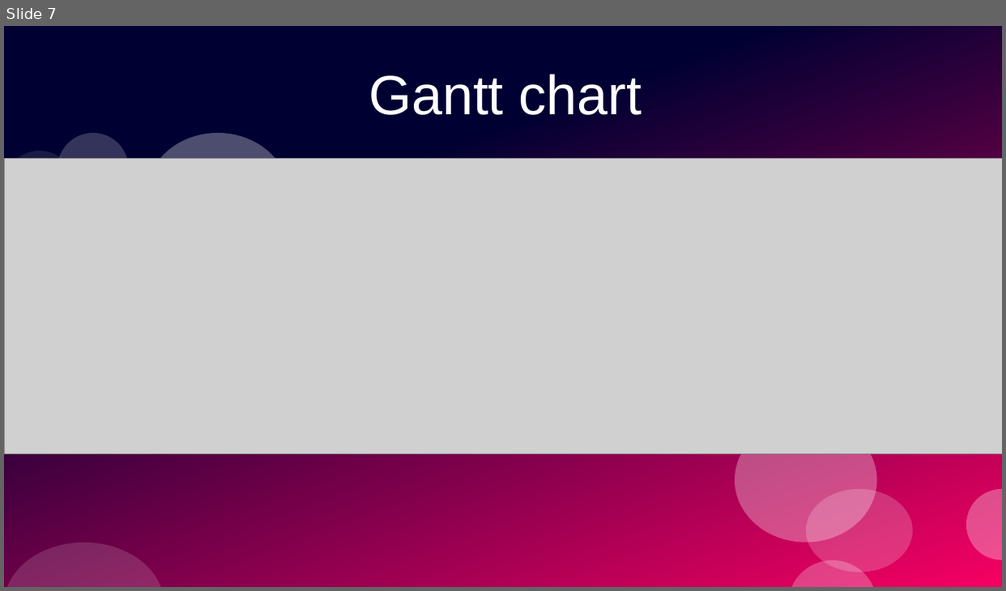
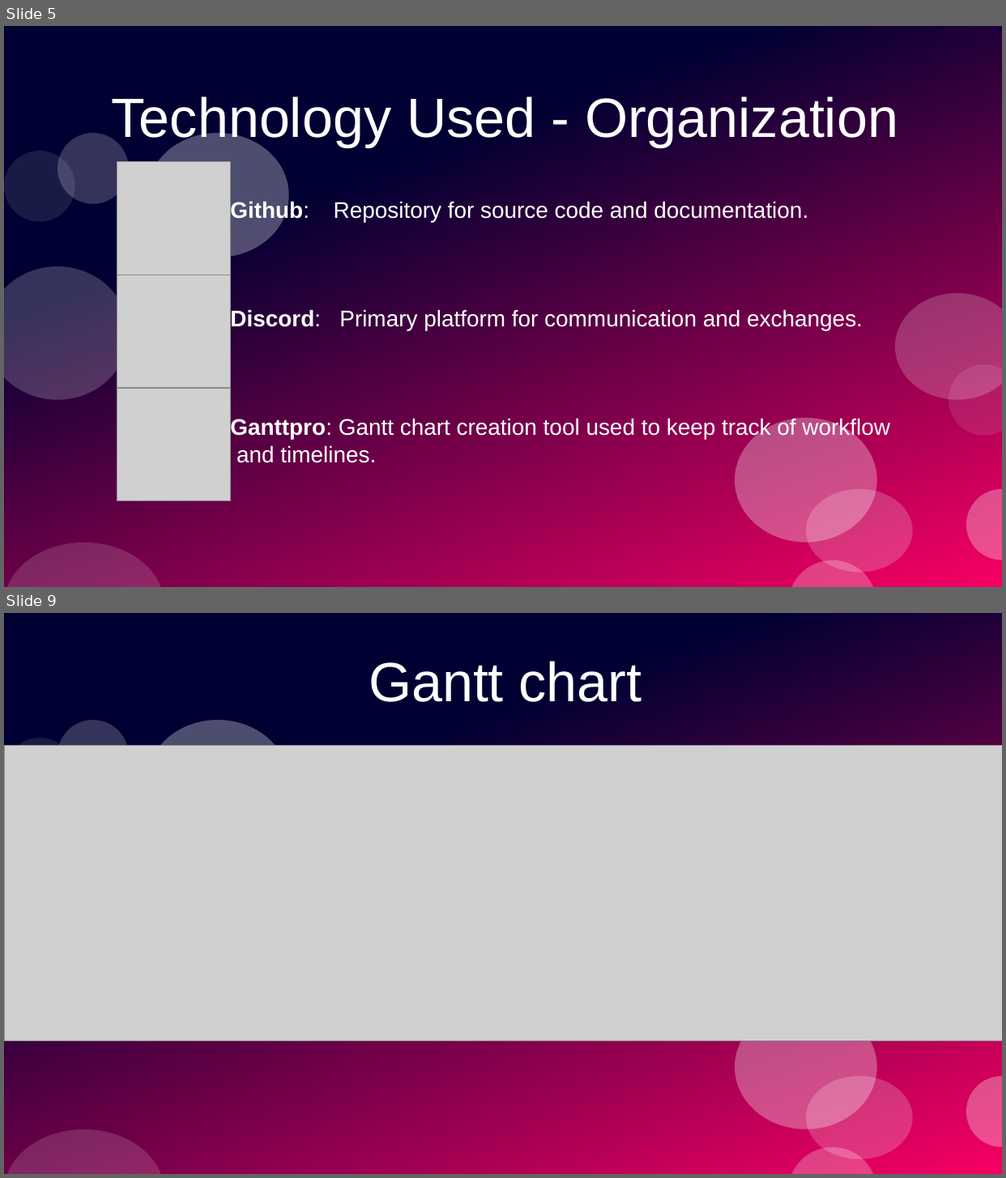
Before and after one commit to PrototypeProto/COP_4331_Small-Project, a slide deck: Pres.pptx. Shown one above the other, each under a label of ours: slide 7 before the commit, slides 5 and 9 after it; the slides between them are not shown. The pictures are 1006x591 and 1006x1178 pixels, drawn with LibreOffice and Linux fonts; fonts in the diff are those of the drawing; grey boxes stand for pictures. Boxes give left, top, right and bottom in pixels: in the first picture for what was removed or moved away, otherwise in the second. Text is boxed around its words. In the diff, an @@ line names an element or a change of style, - is before the commit and + after.

```diff
--- a/Pres.pptx
+++ b/Pres.pptx
@@ slide 5 added at bbox=[4, 26, 1002, 587], background #FFFFFF; not listed: 12 template elements that a slide beside it also shows @@
@@ title added at bbox=[112, 96, 898, 147], 44 pt, text #FFFFFF @@
+Technology Used - Organization
@@ picture added at bbox=[117, 162, 230, 275] @@
@@ subtitle added at bbox=[230, 200, 890, 463], 18 pt, text #FFFFFF @@
+Github: Repository for source code and documentation.
+Discord: Primary platform for communication and exchanges.
+Ganttpro: Gantt chart creation tool used to keep track of workflow and timelines.
@@ picture added at bbox=[117, 275, 230, 388] @@
@@ picture added at bbox=[117, 388, 230, 501] @@
@@ what was slide 7 is now slide 9 @@
```
Also in this commit, not shown: 7 slides changed, 5 other slides added, 4 slides removed.
